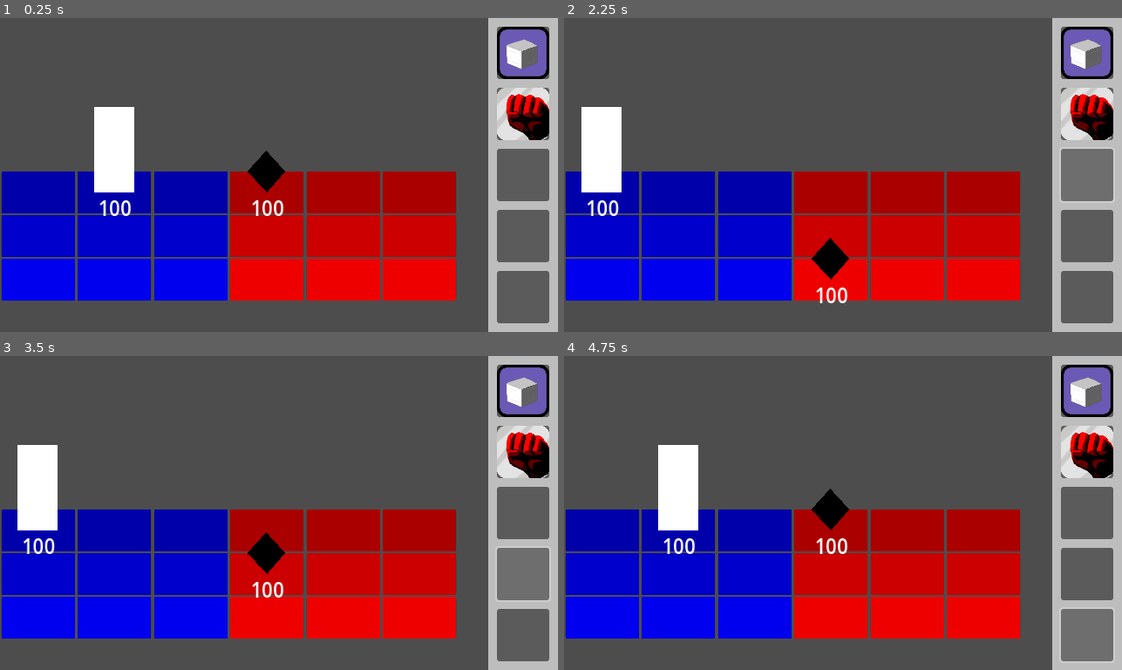
Above: before the commit, frames 1-4 (two rows, left to right).
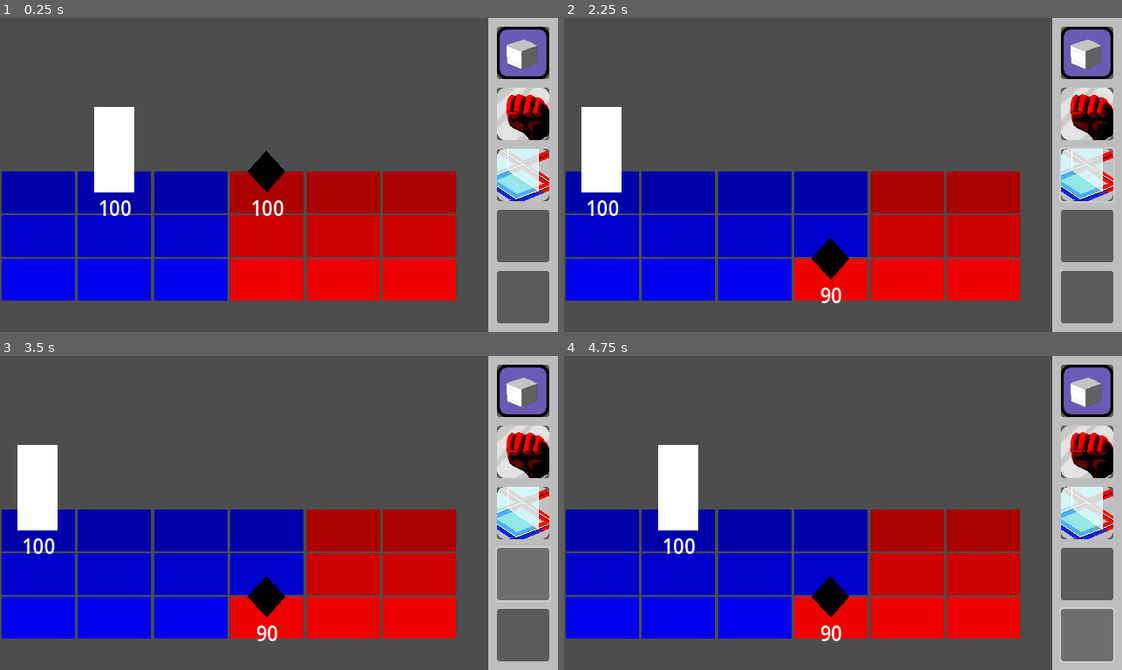
Above: after the commit, the same moments.

Repository: tspr0tege/Grid-Bots
Game: Godot game, scene res://scenes/arena.tscn
Two runs of this game, one before a commit and one after it. Both use one fixed random seed, a clock stepped at 60 frames per second and the inputs below.
Inputs (mouse positions are in pixels of both pictures, inside the frame that each line leads up to):
- Up to frame 1 (0.25 s): no input
- Up to frame 2 (2.25 s): click (603, 193) at 0.52 s; click (1088, 115) at 1.25 s; click (1088, 175) at 2 s
- Up to frame 3 (3.5 s): click (524, 572) at 2.75 s
- Up to frame 4 (4.75 s): click (1088, 635) at 3.5 s; hold Right (ui_right) from 4.28 s (still down)

The runs differ from the first frame. In frame 1, 1.5% of the frame differs, in the area x 89-99%, y 41-59%; in frame 2, 5.0%; in frame 3, 5.4%; in frame 4, 5.7%, in the area x 41-99%, y 41-91%.

Commit message:
Added tile capture program

Diff:
--- /dev/null
+++ b/programs/convert_tiles/convert_tiles.gd
@@ -0,0 +1,35 @@
+extends Node
+
+const progName = "Convert Tiles"
+const progIcon = "res://programs/convert_tiles/convert_tiles_icon.png"
+
+const modV = ["aa", "cc", "ee"]
+
+func executeProgram(ARENA):
+	# Find the first hostile tile
+	var gridArray = ARENA.COMBAT_GRID.combatGrid
+	var player = ARENA.COMBAT_GRID.Player
+	var targetCol
+	for col in gridArray:
+		if targetCol: break
+		for tile in col:
+			if tile.red_or_blue != player.red_or_blue:
+				targetCol = ARENA.getCoords(tile).x
+				print("Tile to convert, found at: " + str(targetCol))
+				break
+
+	for tile in gridArray[targetCol]:
+		convertTile(tile, "blue", ARENA.getCoords(tile))
+
+func convertTile(tile, color, coords):
+	if tile.get_node("tenant").get_child_count() > 0:
+		tile.get_node("tenant").get_child(0).get_node("hpNode").changeHP(-10)
+	else:
+		tile.red_or_blue = "blue"
+		tile.get_node("Polygon2D").modulate = "#0000" + modV[coords.y]
+#		if x < 3:
+#				newGridTile.red_or_blue = "blue"
+#				newGridTile.get_node("Polygon2D").modulate = "#0000" + modV[y]
+#			else:
+#				newGridTile.red_or_blue = "red"
+#				newGridTile.get_node("Polygon2D").modulate = modV[y] + "0000"
--- /dev/null
+++ b/programs/convert_tiles/convert_tiles.tscn
@@ -0,0 +1,6 @@
+[gd_scene load_steps=2 format=3 uid="uid://uuj5oro11be0"]
+
+[ext_resource type="Script" path="res://programs/convert_tiles/convert_tiles.gd" id="1_v6k5t"]
+
+[node name="Convert Tiles" type="Node"]
+script = ExtResource("1_v6k5t")
--- a/scripts/arena.gd
+++ b/scripts/arena.gd
@@ -5,6 +5,7 @@
 var deck = [
 	preload("res://programs/rock_cube/rock_cube.tscn"),
 	preload("res://programs/punch/punch.tscn"),
+	preload("res://programs/convert_tiles/convert_tiles.tscn"),
 ]
 var hand = []
 var nextProgramFromDeck = 5
@@ -14,8 +15,12 @@
 	pass
 
 func getCoords(entity):
-	var parentTile = entity.find_parent("G*")
-	var nameArray = parentTile.name.split("")
+	var nameArray
+	if entity.name.length() == 3 and entity.name.begins_with("G"):
+		nameArray = entity.name.split("")
+	else:
+		var parentTile = entity.find_parent("G*")
+		nameArray = parentTile.name.split("")
 
 	return 	Vector2(int(nameArray[1]), int(nameArray[2]))
 
--- a/scripts/mover.gd
+++ b/scripts/mover.gd
@@ -1,13 +1,10 @@
 extends Node
 
-var ARENA
+@onready var ARENA = get_tree().root.get_node("Arena")
 @onready var ENTITY = get_parent()
 @export var canCohabit = false
 @export var teleportEnabled = false
 @export var diagonalEnabled = false
-
-func _ready():
-	ARENA = get_tree().root.get_node("Arena")
 
 func moveTo(coords: Vector2):
 	# if teleport enabled, jump to spot
@@ -48,7 +45,7 @@
 func validTile(pos):
 	if pos.x < 0 or pos.x >= 6: return false #invalid x-axis movement
 	if pos.y < 0 or pos.y >= 3: return false #invalid y-axis movement
-	if ENTITY.name == "Player" and wrongColor(pos): return false
+	if ENTITY.get("red_or_blue") and wrongColor(pos): return false
 	return true
 
 func tileOccupied(pos):
Binary file added: programs/convert_tiles/convert_tiles_icon.png
Not shown, added: programs/convert_tiles/convert_tiles_icon.png.import
Not shown, added: _ref/program icon.pdn
